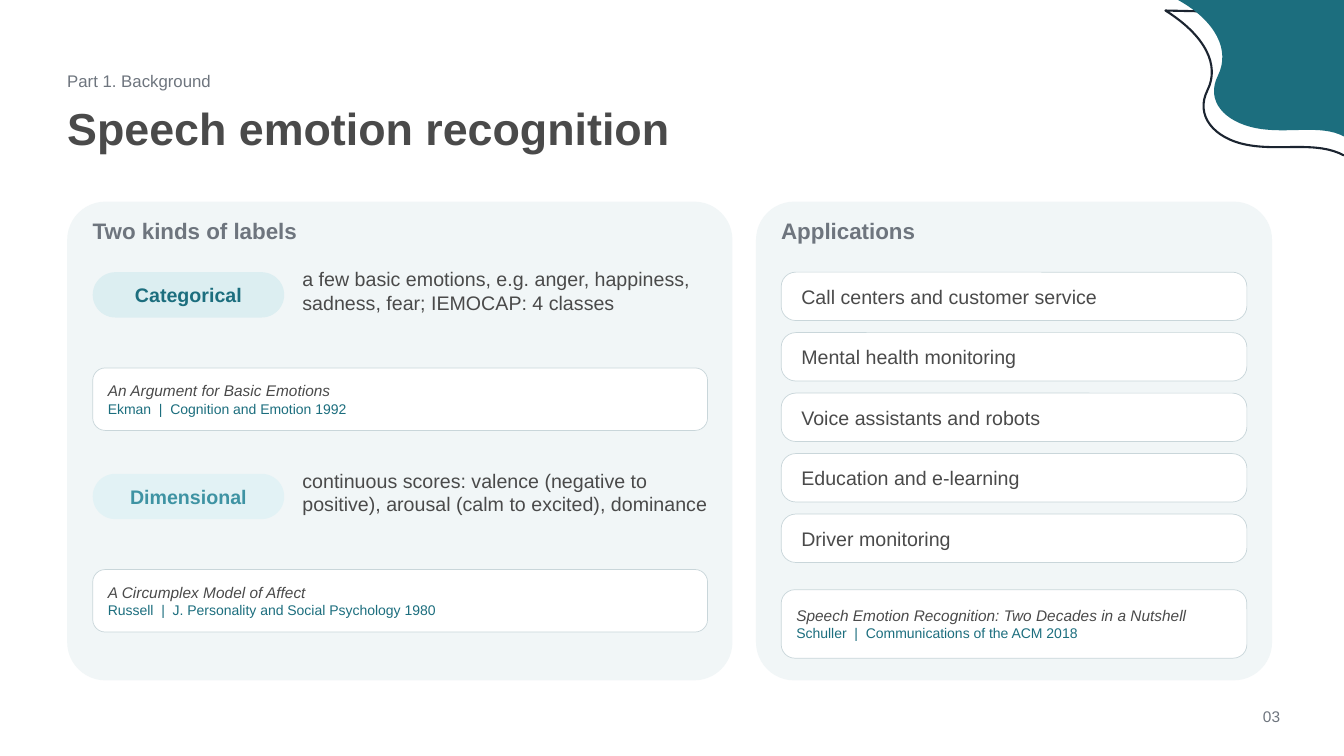
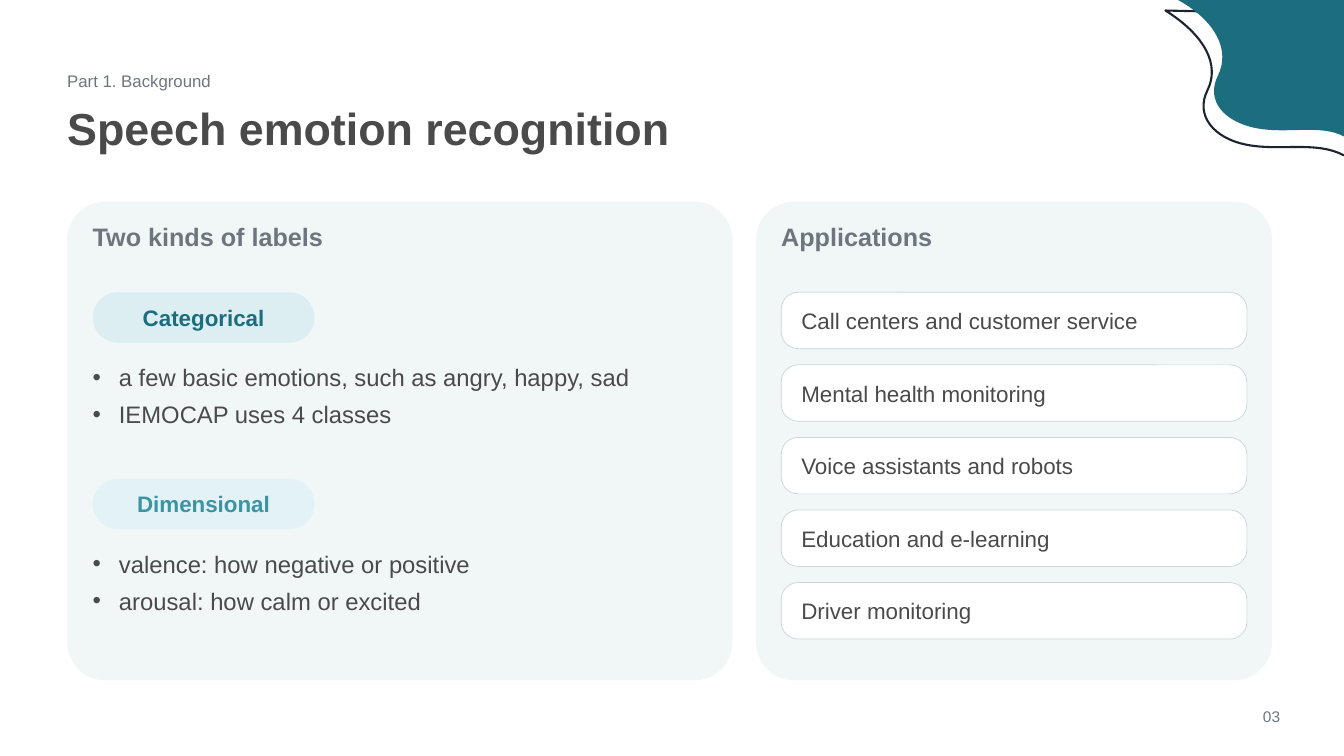
Before and after one commit to jasonhoang6201/vp-ser, a slide deck: slide 3 of paper-review/slides/eaasr-slides.pptx. Drawn at 1344x756 pixels with LibreOffice and Linux fonts; fonts in the diff are those of the drawing. Boxes give left, top, right and bottom in pixels: in the first picture for what was removed or moved away, otherwise in the second. Text is boxed around its words. In the diff, an @@ line names an element or a change of style, - is before the commit and + after.

```diff
--- a/paper-review/slides/eaasr-slides.pptx
+++ b/paper-review/slides/eaasr-slides.pptx
@@ text "Two kinds of labels" at [93, 228, 323, 246]: size 16 to 18 pt @@
@@ text "Applications" at [781, 228, 932, 251]: size 16 to 18 pt @@
@@ rounded rectangle "Categorical": place and size @@
-rounded rectangle "Categorical" at [93, 272, 284, 318]
+rounded rectangle "Categorical" at [93, 292, 315, 343]
@@ rounded rectangle: place and size @@
-rounded rectangle at [93, 570, 708, 632]
+rounded rectangle at [781, 292, 1247, 349]
@@ rounded rectangle at [781, 292, 1247, 349]: proportions changed @@
@@ text "Call centers and customer service": place and size @@
-text "Call centers and customer service" at [801, 290, 1097, 304]
+text "Call centers and customer service" at [801, 313, 1138, 329]
@@ rounded rectangle removed at [93, 368, 708, 431] @@
@@ text removed at [108, 385, 346, 417] @@
-An Argument for Basic Emotions
-Ekman | Cognition and Emotion 1992
@@ text at [119, 368, 629, 423]: text changed; size 14 to 17 pt @@
-a few basic emotions, e.g. anger, happiness, sadness, fear; IEMOCAP: 4 classes
+• a few basic emotions, such as angry, happy, sad
+• IEMOCAP uses 4 classes
@@ rounded rectangle: place and size @@
-rounded rectangle at [781, 454, 1247, 502]
+rounded rectangle at [781, 365, 1247, 421]
@@ text "Mental health monitoring": place and size @@
-text "Mental health monitoring" at [801, 350, 1017, 368]
+text "Mental health monitoring" at [801, 386, 1046, 407]
@@ rounded rectangle: place and size @@
-rounded rectangle at [781, 272, 1247, 321]
+rounded rectangle at [781, 438, 1247, 494]
@@ text "Voice assistants and robots": place and size @@
-text "Voice assistants and robots" at [801, 411, 1041, 425]
+text "Voice assistants and robots" at [801, 458, 1073, 474]
@@ rounded rectangle "Dimensional": place and size @@
-rounded rectangle "Dimensional" at [93, 474, 284, 519]
+rounded rectangle "Dimensional" at [93, 479, 315, 529]
@@ rounded rectangle: place and size @@
-rounded rectangle at [781, 333, 1247, 381]
+rounded rectangle at [781, 510, 1247, 567]
@@ rounded rectangle removed at [781, 514, 1247, 563] @@
@@ text "Education and e-learning": place and size @@
-text "Education and e-learning" at [801, 471, 1019, 489]
+text "Education and e-learning" at [801, 531, 1049, 552]
@@ text at [119, 555, 470, 610]: text changed; size 14 to 17 pt @@
-continuous scores: valence (negative to positive), arousal (calm to excited), dominance
+• valence: how negative or positive
+• arousal: how calm or excited
@@ text removed at [108, 587, 436, 618] @@
-A Circumplex Model of Affect
-Russell | J. Personality and Social Psychology 1980
@@ rounded rectangle: place and size @@
-rounded rectangle at [781, 393, 1247, 442]
+rounded rectangle at [781, 583, 1247, 639]
@@ rounded rectangle removed at [781, 590, 1247, 658] @@
@@ size 14 to 16 pt in 7 elements at [93, 292, 315, 343], [801, 313, 1138, 329], [93, 479, 315, 529], [801, 386, 1046, 407], [801, 458, 1073, 474], [801, 531, 1049, 552], [801, 603, 971, 624] @@
@@ text "Driver monitoring": place and size @@
-text "Driver monitoring" at [801, 532, 951, 550]
+text "Driver monitoring" at [801, 603, 971, 624]
@@ text removed at [796, 610, 1186, 638] @@
-Speech Emotion Recognition: Two Decades in a Nutshell
-Schuller | Communications of the ACM 2018
```
Also in this commit, not shown: 13 other slides changed, 5 slides added, 7 slides removed, 18 other files.
